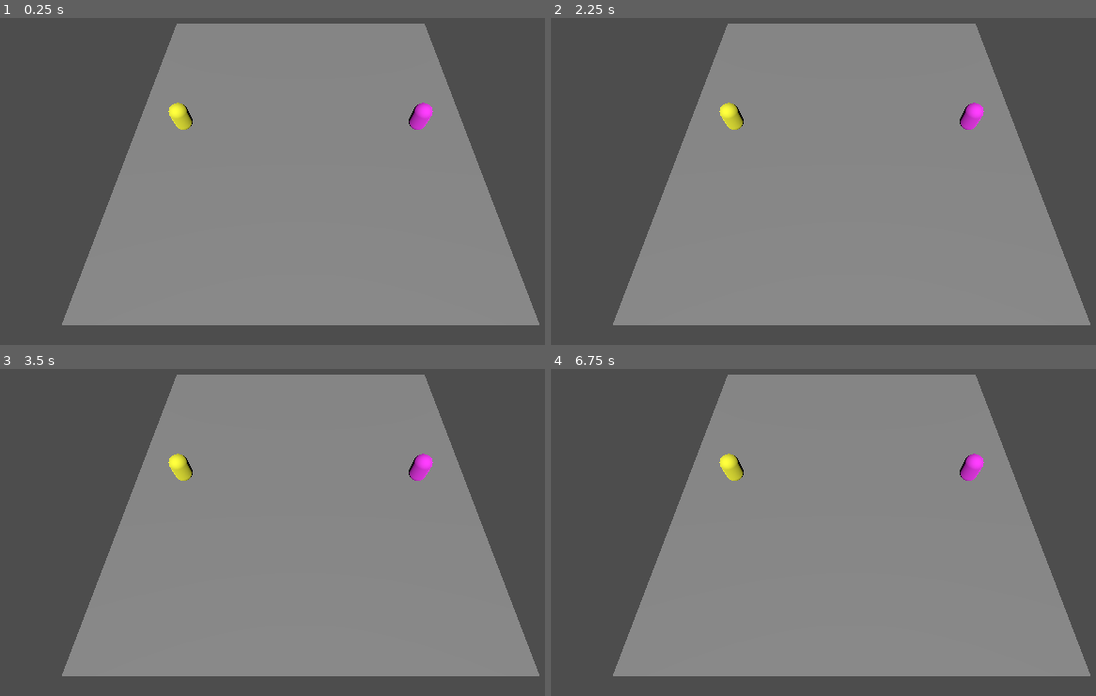
Above: before the commit, frames 1-4 (two rows, left to right).
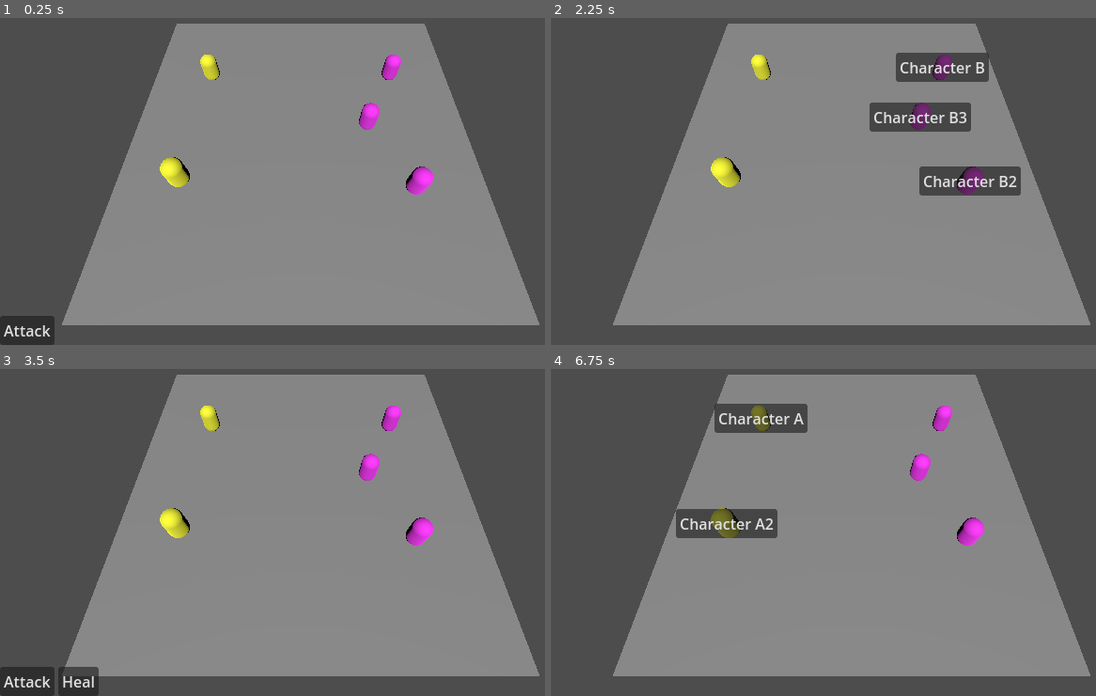
Above: after the commit, the same moments.

Repository: LordArugula/tb-rpg-godot
Game: Godot game, scene res://scenes/main.tscn
Two runs of this game, one before a commit and one after it. Both use one fixed random seed, a clock stepped at 60 frames per second and the inputs below.
Inputs (mouse positions are in pixels of both pictures, inside the frame that each line leads up to):
- Up to frame 1 (0.25 s): no input
- Up to frame 2 (2.25 s): click (578, 331) at 0.5 s, where only the run after the commit has a clickable "Attack"; click (970, 181) at 1.25 s, where only the run after the commit has a clickable "Character B2"; click (578, 331) at 2 s, where only the run after the commit has a clickable "Attack"
- Up to frame 3 (3.5 s): click (370, 467) at 2.75 s, where only the run after the commit has a clickable "Character B3"
- Up to frame 4 (6.75 s): click (627, 682) at 3.5 s, where only the run after the commit has a clickable "Heal"; click (943, 418) at 4.25 s, where only the run after the commit has a clickable "Character B"; click (627, 682) at 5 s, where only the run after the commit has a clickable "Heal"; click (943, 418) at 5.75 s, where only the run after the commit has a clickable "Character B"; click (578, 682) at 6.5 s, where only the run after the commit has a clickable "Attack"

The runs differ from the first frame. In frame 1, 2.7% of the frame differs, in the area x 0-80%, y 11-100%; in frame 2, 5.6%, in the area x 29-87%, y 10-55%; in frame 3, 3.3%; in frame 4, 4.3%.

Commit message:
implement basic ability targeting

Diff:
--- a/scenes/abilities/attack.tscn
+++ b/scenes/abilities/attack.tscn
@@ -1,8 +1,9 @@
-[gd_scene load_steps=4 format=3 uid="uid://ccu2u7ht31q57"]
+[gd_scene load_steps=5 format=3 uid="uid://ccu2u7ht31q57"]
 
 [ext_resource type="Script" uid="uid://vcny821ran3" path="res://scripts/abilities/ability_controller.gd" id="1_837qt"]
 [ext_resource type="Script" uid="uid://d1plas3actgj3" path="res://scripts/abilities/targets/ability_target_controller.gd" id="2_qor4t"]
 [ext_resource type="Script" uid="uid://dohwmvk8edwkg" path="res://scripts/abilities/effects/damage_effect.gd" id="3_i3ljx"]
+[ext_resource type="Script" uid="uid://b3whh2hc28f7s" path="res://scripts/abilities/targets/enemy_target_filter.gd" id="3_qor4t"]
 
 [node name="Attack" type="Node"]
 script = ExtResource("1_837qt")
@@ -11,7 +12,10 @@
 script = ExtResource("2_qor4t")
 metadata/_custom_type_script = "uid://d1plas3actgj3"
 
+[node name="EnemyFilter" type="Node" parent="AbilityTargetController"]
+script = ExtResource("3_qor4t")
+
 [node name="DamageEffect" type="Node" parent="."]
 script = ExtResource("3_i3ljx")
-amount = 10.0
+amount = 20.0
 metadata/_custom_type_script = "uid://dohwmvk8edwkg"
--- a/scenes/abilities/heal.tscn
+++ b/scenes/abilities/heal.tscn
@@ -1,8 +1,9 @@
-[gd_scene load_steps=4 format=3 uid="uid://yl62i72xhd3b"]
+[gd_scene load_steps=5 format=3 uid="uid://yl62i72xhd3b"]
 
 [ext_resource type="Script" uid="uid://vcny821ran3" path="res://scripts/abilities/ability_controller.gd" id="1_74pk7"]
 [ext_resource type="Script" uid="uid://d1plas3actgj3" path="res://scripts/abilities/targets/ability_target_controller.gd" id="2_nx5q6"]
 [ext_resource type="Script" uid="uid://j8er6obunt7a" path="res://scripts/abilities/effects/heal_effect.gd" id="3_3d25j"]
+[ext_resource type="Script" uid="uid://dfx6xumpyqexu" path="res://scripts/abilities/targets/ally_target_filter.gd" id="3_nx5q6"]
 
 [node name="Heal" type="Node"]
 script = ExtResource("1_74pk7")
@@ -12,7 +13,10 @@
 script = ExtResource("2_nx5q6")
 metadata/_custom_type_script = "uid://d1plas3actgj3"
 
+[node name="AllyFilter" type="Node" parent="AbilityTargetController"]
+script = ExtResource("3_nx5q6")
+
 [node name="HealEffect" type="Node" parent="."]
 script = ExtResource("3_3d25j")
-amount = 10.0
+amount = 20.0
 metadata/_custom_type_script = "uid://dhsvcrrywnjwu"
--- a/scenes/character_a.tscn
+++ b/scenes/characters/character_a.tscn
@@ -1,6 +1,6 @@
 [gd_scene load_steps=6 format=3 uid="uid://dgcsda3cijeif"]
 
-[ext_resource type="PackedScene" uid="uid://c1u2hxwl6r15i" path="res://scenes/character.tscn" id="1_j2cp4"]
+[ext_resource type="PackedScene" uid="uid://c1u2hxwl6r15i" path="res://scenes/characters/character.tscn" id="1_j2cp4"]
 [ext_resource type="PackedScene" uid="uid://ccu2u7ht31q57" path="res://scenes/abilities/attack.tscn" id="2_br84i"]
 [ext_resource type="Script" uid="uid://c8dtxa5dpbjkh" path="res://scripts/stats/stat_controller.gd" id="4_w34w8"]
 
@@ -18,7 +18,7 @@
 [node name="Attack" parent="AbilitySet" index="0" instance=ExtResource("2_br84i")]
 
 [node name="DamageEffect" parent="AbilitySet/Attack" index="1"]
-amount = 15.0
+amount = 25.0
 
 [node name="Health" type="Node" parent="StatSet" index="0"]
 script = ExtResource("4_w34w8")
--- a/scenes/character_b.tscn
+++ b/scenes/characters/character_b.tscn
@@ -1,6 +1,6 @@
 [gd_scene load_steps=7 format=3 uid="uid://uka01qjj1jym"]
 
-[ext_resource type="PackedScene" uid="uid://c1u2hxwl6r15i" path="res://scenes/character.tscn" id="1_g3mik"]
+[ext_resource type="PackedScene" uid="uid://c1u2hxwl6r15i" path="res://scenes/characters/character.tscn" id="1_g3mik"]
 [ext_resource type="PackedScene" uid="uid://ccu2u7ht31q57" path="res://scenes/abilities/attack.tscn" id="2_8t7fw"]
 [ext_resource type="PackedScene" uid="uid://yl62i72xhd3b" path="res://scenes/abilities/heal.tscn" id="3_lbo0s"]
 [ext_resource type="Script" uid="uid://c8dtxa5dpbjkh" path="res://scripts/stats/stat_controller.gd" id="4_8t7fw"]
--- a/scenes/main.tscn
+++ b/scenes/main.tscn
@@ -1,9 +1,11 @@
-[gd_scene load_steps=5 format=3 uid="uid://cqcysic4rjbu8"]
+[gd_scene load_steps=7 format=3 uid="uid://cqcysic4rjbu8"]
 
 [ext_resource type="PackedScene" uid="uid://bstbupk84d55" path="res://scenes/environment.tscn" id="1_rchuw"]
+[ext_resource type="PackedScene" uid="uid://c7xwv4w2yb8nf" path="res://scenes/user_interface/ability_menu.tscn" id="2_tbgi4"]
 [ext_resource type="Script" uid="uid://djxf0bx482oy3" path="res://scripts/battle_manager.gd" id="2_wsbfn"]
-[ext_resource type="PackedScene" uid="uid://dgcsda3cijeif" path="res://scenes/character_a.tscn" id="3_4dikk"]
-[ext_resource type="PackedScene" uid="uid://uka01qjj1jym" path="res://scenes/character_b.tscn" id="4_k6v5f"]
+[ext_resource type="PackedScene" uid="uid://dgcsda3cijeif" path="res://scenes/characters/character_a.tscn" id="3_4dikk"]
+[ext_resource type="PackedScene" uid="uid://bghpkopqnmx41" path="res://scenes/user_interface/ability_target_menu.tscn" id="3_tefeu"]
+[ext_resource type="PackedScene" uid="uid://uka01qjj1jym" path="res://scenes/characters/character_b.tscn" id="4_k6v5f"]
 
 [node name="Main" type="Node3D"]
 
@@ -15,11 +17,33 @@
 
 [node name="Environment" parent="." instance=ExtResource("1_rchuw")]
 
+[node name="UserInterface" type="Node" parent="."]
+
+[node name="AbilityActionMenu" parent="UserInterface" instance=ExtResource("2_tbgi4")]
+mouse_filter = 2
+
+[node name="AbilityTargetMenu" parent="UserInterface" instance=ExtResource("3_tefeu")]
+mouse_filter = 2
+
 [node name="BattleManager" type="Node" parent="."]
 script = ExtResource("2_wsbfn")
 
 [node name="Character A" parent="BattleManager" instance=ExtResource("3_4dikk")]
-transform = Transform3D(1, 0, 0, 0, 1, 0, 0, 0, 1, -7, 1, 0)
+transform = Transform3D(1, 0, 0, 0, 1, 0, 0, 0, 1, -6, 1, -4)
+faction = &"Player"
+
+[node name="Character A2" parent="BattleManager" instance=ExtResource("3_4dikk")]
+transform = Transform3D(1, 0, 0, 0, 1, 0, 0, 0, 1, -6, 2, 4)
+faction = &"Player"
 
 [node name="Character B" parent="BattleManager" instance=ExtResource("4_k6v5f")]
-transform = Transform3D(1, 0, 0, 0, 1, 0, 0, 0, 1, 7, 1, 0)
+transform = Transform3D(1, 0, 0, 0, 1, 0, 0, 0, 1, 6, 1, -4)
+faction = &"Enemy"
+
+[node name="Character B2" parent="BattleManager" instance=ExtResource("4_k6v5f")]
+transform = Transform3D(1, 0, 0, 0, 1, 0, 0, 0, 1, 6, 1, 4)
+faction = &"Enemy"
+
+[node name="Character B3" parent="BattleManager" instance=ExtResource("4_k6v5f")]
+transform = Transform3D(1, 0, 0, 0, 1, 0, 0, 0, 1, 4, 1, 0)
+faction = &"Enemy"
--- /dev/null
+++ b/scenes/user_interface/ability_menu.tscn
@@ -0,0 +1,22 @@
+[gd_scene load_steps=2 format=3 uid="uid://c7xwv4w2yb8nf"]
+
+[ext_resource type="Script" uid="uid://dpcn8er7uquke" path="res://scripts/user_interface/ability_action_menu.gd" id="1_c1tny"]
+
+[node name="AbilityActionMenu" type="Control"]
+layout_mode = 3
+anchors_preset = 15
+anchor_right = 1.0
+anchor_bottom = 1.0
+grow_horizontal = 2
+grow_vertical = 2
+script = ExtResource("1_c1tny")
+
+[node name="AbilityButtonContainer" type="HBoxContainer" parent="."]
+layout_mode = 1
+anchors_preset = 12
+anchor_top = 1.0
+anchor_right = 1.0
+anchor_bottom = 1.0
+grow_horizontal = 2
+grow_vertical = 0
+focus_mode = 1
--- /dev/null
+++ b/scenes/user_interface/ability_target_menu.tscn
@@ -0,0 +1,21 @@
+[gd_scene load_steps=2 format=3 uid="uid://bghpkopqnmx41"]
+
+[ext_resource type="Script" uid="uid://byrgyv7yvjlat" path="res://scripts/user_interface/ability_target_menu.gd" id="1_nd87u"]
+
+[node name="AbilityTargetMenu" type="Control"]
+layout_mode = 3
+anchors_preset = 15
+anchor_right = 1.0
+anchor_bottom = 1.0
+grow_horizontal = 2
+grow_vertical = 2
+script = ExtResource("1_nd87u")
+
+[node name="AbilityTargetContainer" type="Control" parent="."]
+layout_mode = 1
+anchors_preset = 15
+anchor_right = 1.0
+anchor_bottom = 1.0
+grow_horizontal = 2
+grow_vertical = 2
+focus_mode = 1
--- a/scripts/abilities/ability_controller.gd
+++ b/scripts/abilities/ability_controller.gd
@@ -39,5 +39,8 @@
 	pass
 
 
+func can_target(actor: ActorController, target: ActorController):
+	return target_controller.can_target(actor, target);
+
 signal on_activated(actor: ActorController, targets: Array[ActorController]);
 signal on_resolved(actor: ActorController, targets: Array[ActorController]);
--- a/scripts/abilities/effects/damage_effect.gd
+++ b/scripts/abilities/effects/damage_effect.gd
@@ -9,8 +9,8 @@
 
 func apply(actor: ActorController, targets: Array[ActorController]):
 	for target in targets:
+		print("%s dealt %d to %s." % [actor, floorf(amount), target]);
 		target.take_damage(floorf(amount));
-		print("%s dealt %d to %s." % [actor, floorf(amount), target]);
 		pass
 
 	pass
--- a/scripts/abilities/targets/ability_target_controller.gd
+++ b/scripts/abilities/targets/ability_target_controller.gd
@@ -9,5 +9,13 @@
 	pass
 
 
-func get_targets(actor: ActorController, actors: Array[ActorController]) -> Array[ActorController]:
-	return filters.reduce(func(targets, filter): return filter.apply(actor, targets), actors)
+func can_target(actor: ActorController, target: ActorController) -> bool:
+	return filters.all(func(filter: AbilityTargetFilter): return filter.matches(actor, [target]));
+
+
+func matches(actor: ActorController, targets: Array[ActorController]) -> bool:
+	return targets.all(func(target):
+		return filters.all(func(filter: AbilityTargetFilter):
+			return filter.matches(actor, target);
+		);
+	);
--- a/scripts/abilities/targets/ability_target_filter.gd
+++ b/scripts/abilities/targets/ability_target_filter.gd
@@ -3,12 +3,6 @@
 ## Filters the possible targets for an ability.
 class_name AbilityTargetFilter;
 
-
-## Filters the possible targets for an ability.
-func apply(_actor: ActorController, _actors: Array[ActorController]) -> Array[ActorController]:
-	push_error("Function not implemented.");
-	return [];
-
 ## Checks if all targets are valid.
 func matches(_actor: ActorController, _actors: Array[ActorController]) -> bool:
 	push_error("Function not implemented.");
--- a/scripts/abilities/targets/ally_target_filter.gd
+++ b/scripts/abilities/targets/ally_target_filter.gd
@@ -1,8 +1,4 @@
 extends AbilityTargetFilter;
 
-func apply(actor: ActorController, actors: Array[ActorController]) -> Array[ActorController]:
-	return actors.filter(func(target): target == actor);
-
-
 func matches(actor: ActorController, actors: Array[ActorController]) -> bool:
-	return actors.all(func(target): target == actor)
+	return actors.all(func(target): return target.faction == actor.faction)
--- a/scripts/abilities/targets/enemy_target_filter.gd
+++ b/scripts/abilities/targets/enemy_target_filter.gd
@@ -1,8 +1,4 @@
 extends AbilityTargetFilter;
 
-func apply(actor: ActorController, actors: Array[ActorController]) -> Array[ActorController]:
-	return actors.filter(func(target): target != actor);
-
-
 func matches(actor: ActorController, actors: Array[ActorController]) -> bool:
-	return actors.all(func(target): target != actor)
+	return actors.all(func(target): return target.faction != actor.faction);
--- /dev/null
+++ b/scripts/abilities/targets/maximum_target_filter.gd
@@ -0,0 +1,7 @@
+extends AbilityTargetFilter;
+
+@export
+var maxTargets: int;
+
+func matches(_actor: ActorController, actors: Array[ActorController]) -> bool:
+	return actors.size() <= maxTargets;
--- /dev/null
+++ b/scripts/abilities/targets/minimum_target_filter.gd
@@ -0,0 +1,7 @@
+extends AbilityTargetFilter;
+
+@export
+var minTargets: int;
+
+func matches(_actor: ActorController, actors: Array[ActorController]) -> bool:
+	return actors.size() >= minTargets;
--- a/scripts/actor_controller.gd
+++ b/scripts/actor_controller.gd
@@ -1,6 +1,9 @@
 extends Node3D;
 
 class_name ActorController;
+
+@export
+var faction: StringName;
 
 @onready
 var abilities: AbilitySet = $AbilitySet;
@@ -12,29 +15,6 @@
 var animation_player: AnimationPlayer = $AnimationPlayer;
 
 var current_ability: AbilityController;
-
-func start_turn():
-	turn_started.emit(self);
-
-	var ability = await ability_selected;
-	if (ability == null):
-		return ;
-
-	current_ability = ability;
-	print("%s selected %s" % [self.name, ability.name]);
-
-	var targets: Array[ActorController] = [];
-	targets.assign(await targets_selected);
-
-	print("%s used %s on %s" % [self.name, ability.name, targets]);
-
-	activate_ability(ability, targets);
-
-	turn_ended.emit(self);
-	current_ability = null;
-
-	pass
-
 
 func activate_ability(ability: AbilityController, targets: Array[ActorController]):
 	ability.activate(self, targets);
@@ -54,27 +34,25 @@
 
 func take_damage(amount: float):
 	var health = stats.get_stat(&"Health");
-	stats.set_stat(&"Health", health.value - amount);
+	health.value -= amount;
 
 	damage_taken.emit(self, amount);
+	if (health.value <= 0):
+		knocked_out.emit(self);
+		pass
 
 	pass
 
 
 func take_healing(amount: float):
 	var health = stats.get_stat(&"Health");
-	stats.set_stat(&"Health", health.value + amount);
+	health.value += amount;
 
 	healing_taken.emit(self, amount);
 
 	pass
 
 
-signal turn_started(actor: ActorController);
-signal turn_ended(actor: ActorController);
-
 signal damage_taken(actor: ActorController, amount: float);
 signal healing_taken(actor: ActorController, amount: float);
-
-signal ability_selected(ability: AbilityController);
-signal targets_selected(targets: Array[ActorController]);
+signal knocked_out(actor: ActorController);
--- a/scripts/battle_manager.gd
+++ b/scripts/battle_manager.gd
@@ -1,21 +1,45 @@
 extends Node
 
+class_name BattleManager;
+
 var turnQueue: TurnQueue;
+
+var knockedOutActors: Array[ActorController];
 
 func _ready() -> void:
 	var children = get_children().filter(func(child: Node): return child is ActorController);
 
 	turnQueue = TurnQueue.new();
 	for child in children:
+		child.knocked_out.connect(_on_actor_knocked_out);
 		turnQueue.add_end(child);
 		pass
 
 	while (true):
-		var actor = turnQueue.get_current();
+		if (turnQueue.actors.all(func(_actor): return _actor.faction == "Player")):
+			print("Game Win");
+			break;
+
+		if (!turnQueue.actors.any(func(_actor): return _actor.faction == "Player")):
+			print("Game Loss");
+			break;
+
+		var actor: ActorController = turnQueue.get_current();
 		print("%s started their turn." % actor.name);
-		actor.start_turn();
+		actor_turn_started.emit(actor);
 
-		await actor.turn_ended;
+		var abilitySelectedResult = await actor_ability_selected;
+		var ability = abilitySelectedResult[1];
+		print("%s selected %s" % [actor.name, ability.name]);
+
+		var abilityTargetsSelectedResult = await actor_ability_targets_selected;
+		var targets = abilityTargetsSelectedResult[2];
+		print("%s used %s on %s" % [actor.name, ability.name, targets]);
+
+		actor.activate_ability(ability, [targets]);
+
+		actor_turn_ended.emit(actor);
+
 		print("%s ended their turn." % actor.name);
 
 		turnQueue.move_next();
@@ -23,26 +47,21 @@
 
 	pass
 
-func _input(event: InputEvent) -> void:
-	if (event is InputEventKey and event.is_pressed()):
-		if (event.keycode >= KEY_1 and event.keycode < KEY_9):
-			var index = event.keycode - KEY_1;
-			var actor = turnQueue.get_current();
 
-			if actor.current_ability == null:
-				if (index >= 0 and index < actor.abilities.count):
-					var ability = actor.abilities.get_at(index);
-					actor.ability_selected.emit(ability);
+func get_possible_targets(actor: ActorController, ability: AbilityController):
+	return turnQueue.actors.filter(func(target: ActorController): return ability.can_target(actor, target));
 
-					var targets = await ability_targets_selected;
-					actor.targets_selected.emit(targets);
-					pass
-			else:
-				var possible_targets = actor.current_ability.target_controller.get_targets(actor, turnQueue.actors);
-				if (index >= 0 and index < possible_targets.size()):
-					ability_targets_selected.emit([possible_targets[index]]);
+
+func _on_actor_knocked_out(actor: ActorController):
+	turnQueue.remove(actor);
+	knockedOutActors.push_back(actor);
+	print("%s was knocked out." % actor.name)
+	remove_child(actor);
 
 	pass
 
 
-signal ability_targets_selected(targets: Array[ActorController]);
+signal actor_turn_started(actor: ActorController);
+signal actor_turn_ended(actor: ActorController);
+signal actor_ability_selected(actor: ActorController, ability: AbilityController);
+signal actor_ability_targets_selected(actor: ActorController, ability: AbilityController, targets: Array[ActorController]);
--- a/scripts/turn_queue.gd
+++ b/scripts/turn_queue.gd
@@ -3,6 +3,9 @@
 var actors: Array[ActorController];
 var current: int;
 
+var count: int:
+	get:
+		return actors.size();
 
 func move_next():
 	current = (current + 1) % actors.size();
@@ -25,7 +28,14 @@
 
 
 func remove(actor: ActorController):
-	actors.erase(actor);
+	var index = actors.find(actor);
+	if (index == -1):
+		return
+
+	actors.remove_at(index);
+	if (index <= current):
+		current -= 1;
+
 	pass
 
 
--- /dev/null
+++ b/scripts/user_interface/ability_action_menu.gd
@@ -0,0 +1,43 @@
+extends Node;
+
+@onready
+var container: Container = $AbilityButtonContainer;
+@onready
+var battle_manager: BattleManager = $"/root/Main/BattleManager";
+
+func _ready():
+	battle_manager.actor_turn_started.connect(_on_battle_manager_actor_turn_started);
+	hide_menu();
+	pass
+
+
+func _on_battle_manager_actor_turn_started(actor: ActorController) -> void:
+	show_menu(actor);
+	container.grab_focus();
+	pass
+
+
+func show_menu(actor: ActorController):
+	for ability in actor.abilities.abilities:
+		var button = Button.new();
+		button.text = ability.name;
+		button.pressed.connect(func ():
+			battle_manager.actor_ability_selected.emit(actor, ability);
+			hide_menu();
+			pass
+		)
+		container.add_child(button);
+		pass
+
+	container.show();
+	pass
+
+
+func hide_menu():
+	container.hide();
+
+	for child in container.get_children():
+		child.queue_free();
+		pass
+
+	pass
--- /dev/null
+++ b/scripts/user_interface/ability_target_menu.gd
@@ -0,0 +1,56 @@
+extends Node;
+
+@onready
+var container: Control = $AbilityTargetContainer;
+@onready
+var battle_manager: BattleManager = $"/root/Main/BattleManager";
+@onready
+var camera: Camera3D = $"/root/Main/Camera3D";
+
+func _ready():
+	battle_manager.actor_ability_selected.connect(_on_battle_manager_actor_ability_selected);
+	hide_menu();
+	pass
+
+
+func _on_battle_manager_actor_ability_selected(actor: ActorController, ability: AbilityController) -> void:
+	show_menu(actor, ability);
+	container.grab_focus();
+	pass
+
+
+func show_menu(actor: ActorController, ability: AbilityController):
+	var targets = battle_manager.get_possible_targets(actor, ability);
+	for target: ActorController in targets:
+		var button = Button.new();
+		button.text = target.name;
+
+		var targetScreenPosition = camera.unproject_position(target.position);
+		(
+			func ():
+				var buttonPosition = Vector2(targetScreenPosition.x - (button.size.x / 2), targetScreenPosition.y - (button.size.y / 2));
+				button.set_position(buttonPosition);
+				pass
+		).call_deferred();
+
+		button.pressed.connect(func():
+			battle_manager.actor_ability_targets_selected.emit(actor, ability, target);
+			hide_menu();
+			pass
+		);
+
+		container.add_child(button);
+		pass
+
+	container.show();
+	pass
+
+
+func hide_menu():
+	container.hide();
+
+	for child in container.get_children():
+		child.queue_free();
+		pass
+
+	pass
Renamed: scenes/character.tscn -> scenes/characters/character.tscn
Not shown, added: scripts/abilities/targets/maximum_target_filter.gd.uid
Not shown, added: scripts/abilities/targets/minimum_target_filter.gd.uid
Not shown, added: scripts/user_interface/ability_action_menu.gd.uid
Not shown, added: scripts/user_interface/ability_target_menu.gd.uid
